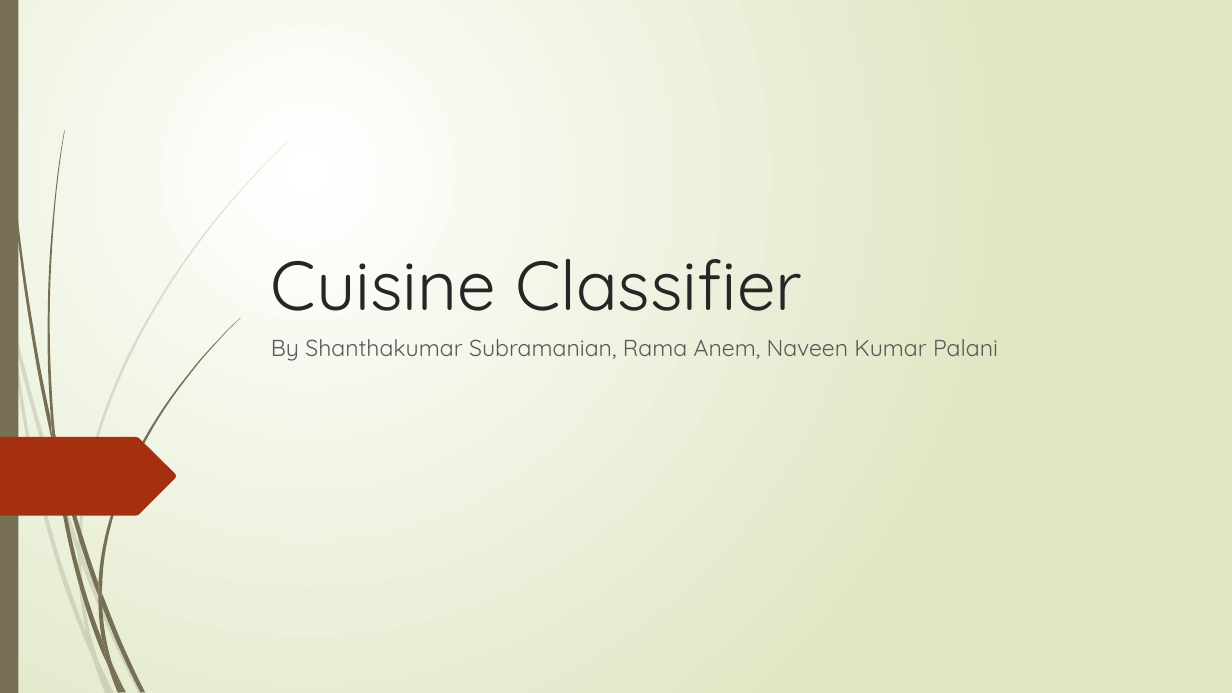
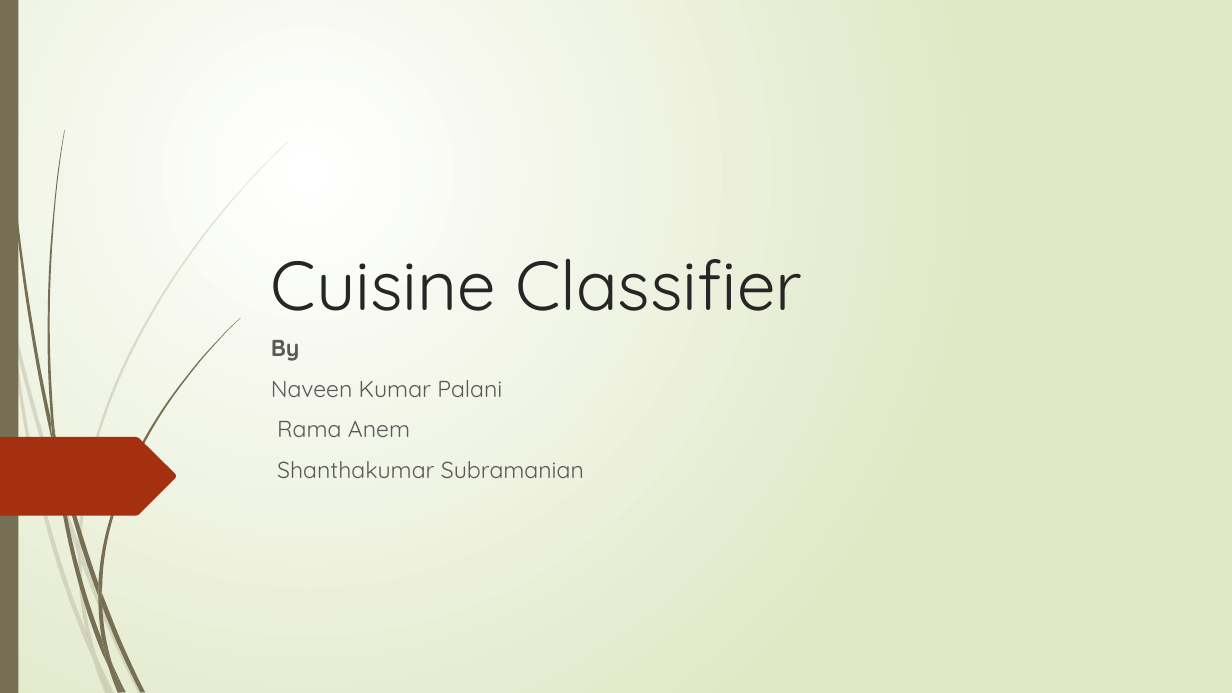
Before and after one commit to pnaveen4u87/Cuisine_Classifier, a slide deck: slide 1 of CS410 Project - Cuisine Classifier.pptx. Drawn at 1232x693 pixels with LibreOffice and Linux fonts; fonts in the diff are those of the drawing. Boxes give left, top, right and bottom in pixels: in the first picture for what was removed or moved away, otherwise in the second. Text is boxed around its words. In the diff, an @@ line names an element or a change of style, - is before the commit and + after.

Commit message:
Presentation

```diff
--- a/CS410 Project - Cuisine Classifier.pptx
+++ b/CS410 Project - Cuisine Classifier.pptx
@@ subtitle at bbox=[271, 340, 584, 478]: text changed @@
-By Shanthakumar Subramanian, Rama Anem, Naveen Kumar Palani
+By
+Naveen Kumar Palani
+Rama Anem
+Shanthakumar Subramanian
```
